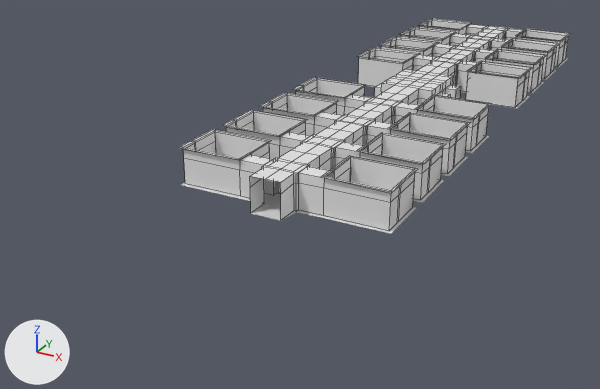
The FBX model TRUE_ENTROPY_UNITYPROJECT/Assets/Resources/LongestDayStructure.fbx, before and after one commit.
Both versions are drawn from a camera (50 mm lens) standing at (26.8, -63.7, 24.2) and looking at (-5.0, -6.0, -4.7). Every picture has the same lights, and +X, +Y and +Z are marked at lower left. Mesh edges are drawn as thin lines on the coarser meshes. Where no turn or scale is listed for an object, it has been applied to the vertices.
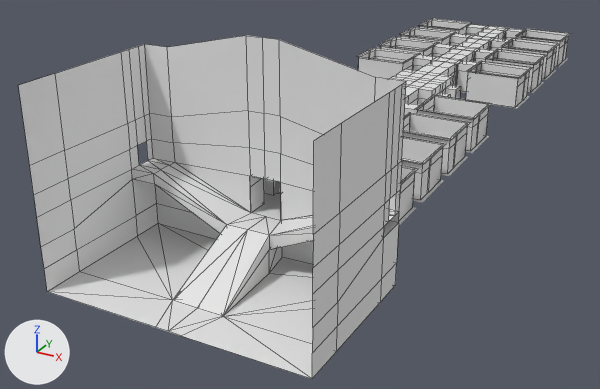
Where the change shows, as pixel boxes [x1, y1, x2, y2] in the pictures (600 x 389 px):
'Box002', added: after [18, 35, 406, 379]
'Object002', added: after [48, 158, 398, 379]

Patch to the scene script:
```diff
--- a/TRUE_ENTROPY_UNITYPROJECT/Assets/Resources/LongestDayStructure.fbx.py
+++ b/TRUE_ENTROPY_UNITYPROJECT/Assets/Resources/LongestDayStructure.fbx.py
@@ me_mesh_002 @@
+me_mesh_002.from_pydata(...)  # 100 vertices, 72 faces; spans x -9.6..9.6, y -3.5..8.0, z 1.5..16.7
@@ me_mesh_003 @@
+me_mesh_003.from_pydata(...)  # 53 vertices, 68 faces; spans x -9.6..9.6, y -3.5..8.0, z 1.5..6.8
@@ ob_box002 @@
+ob_box002 = bpy.data.objects.new('Box002', me_mesh_002)
+ob_box002.location = (-0.04, -27.49, -4.36)
@@ ob_object002 @@
+ob_object002 = bpy.data.objects.new('Object002', me_mesh_003)
+ob_object002.location = (-0.04, -27.49, -4.36)
```
